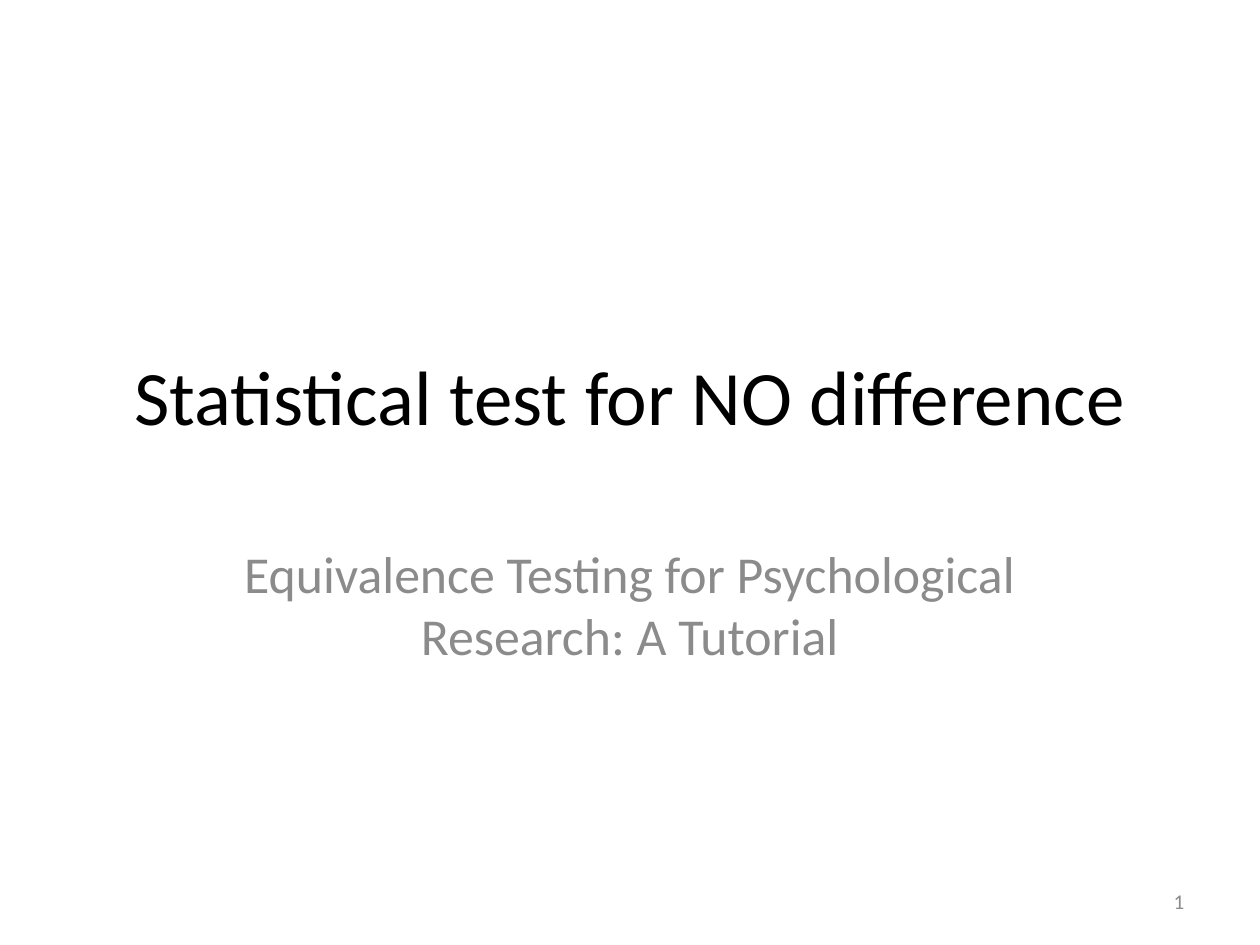
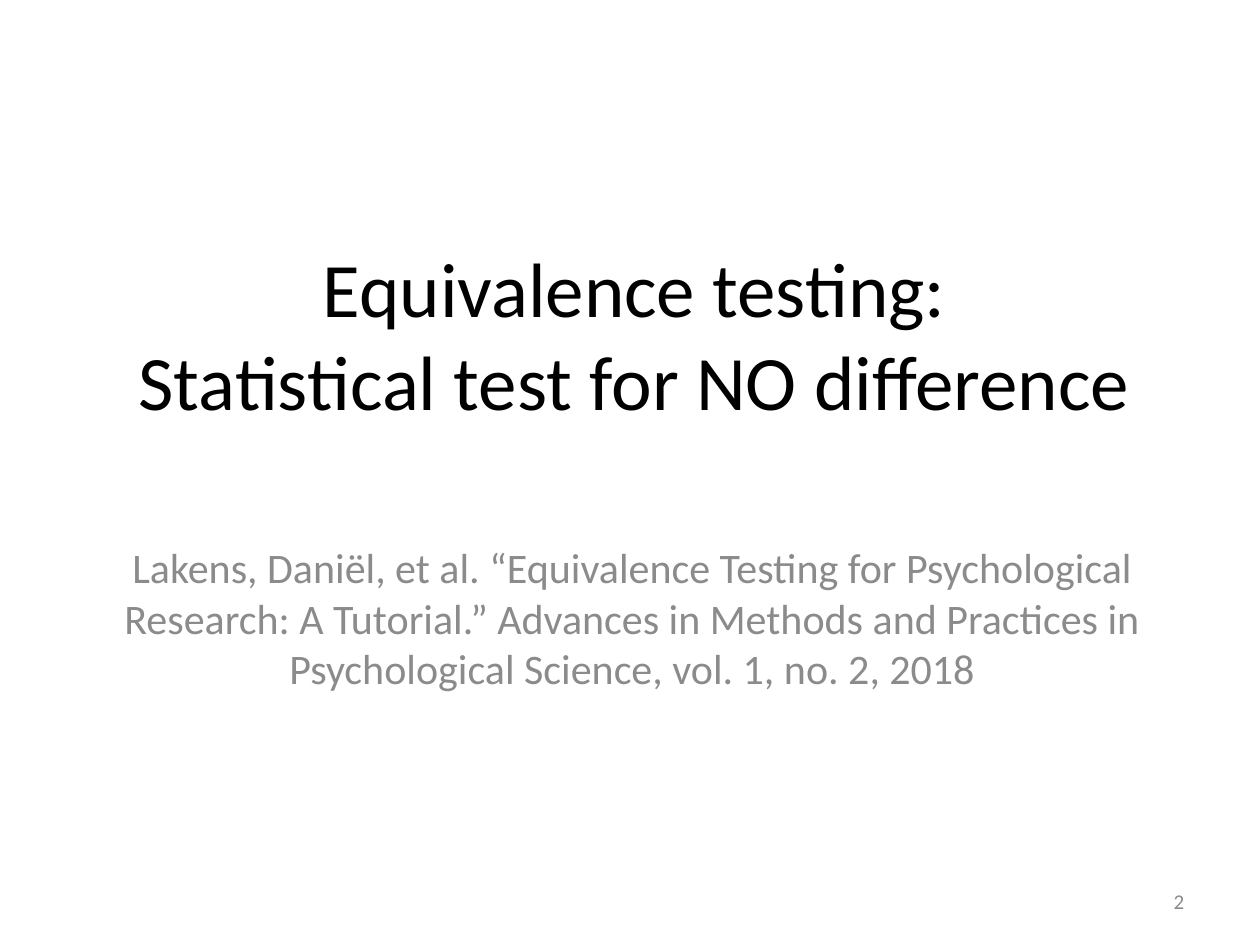
Before and after one commit to meekrob/stats_workshop_2020, a slide deck: slide 2 of adeline/Adeline_TOST_edit.pptx (slide 1 before the commit). Drawn at 1260x945 pixels with LibreOffice and Linux fonts; fonts in the diff are those of the drawing. Boxes give left, top, right and bottom in pixels: in the first picture for what was removed or moved away, otherwise in the second. Text is boxed around its words. In the diff, an @@ line names an element or a change of style, - is before the commit and + after.

```diff
--- a/adeline/Adeline_TOST_edit.pptx
+++ b/adeline/Adeline_TOST_edit.pptx
@@ title at [139, 263, 1129, 411]: text changed @@
-Statistical test for NO difference
+Equivalence testing:
+Statistical test for NO difference
@@ text added at [124, 553, 1140, 691], 24 pt, text #8C8C8C @@
+Lakens, Daniël, et al. “Equivalence Testing for Psychological Research: A Tutorial.” Advances in Methods and Practices in Psychological Science, vol. 1, no. 2, 2018
@@ subtitle removed at [244, 557, 1015, 656] @@
-Equivalence Testing for Psychological Research: A Tutorial
@@ page number at [1174, 895, 1185, 909]: text changed @@
-1
+2
```
Also in this commit, not shown: 2 other slides changed, 1 slide added.
